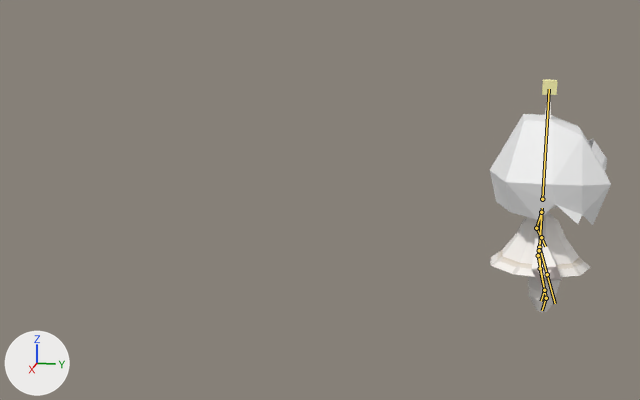
A saved change to the FBX model resources/Models/player/player.fbx.
One viewpoint serves both versions: a 50 mm camera at (5.85, -0.32, 2.16) aimed at (-0.05, -1.5, 0.68). The axes (+X, +Y, +Z) are drawn at lower left. The lights are the same throughout. The picture after the commit comes second. The bones that change, and the others that lie on the model, are drawn over the model as lines.

In view in the first picture: '体'.
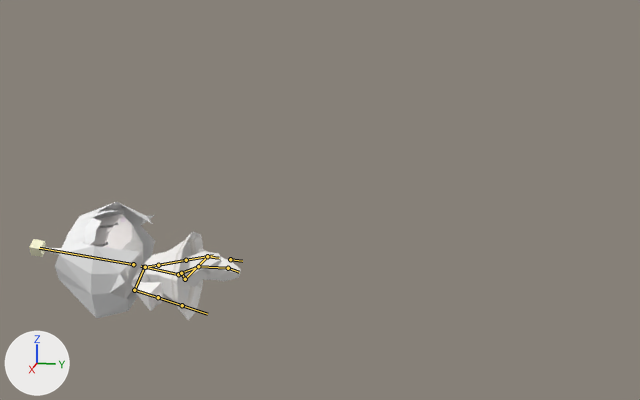
The newer file adds an action. The first version stands in its rest pose; the second is drawn at frame 52 of the action 'アーマチュア|Defeat'.

Patch to the scene script:
```diff
--- a/resources/Models/player/player.fbx.py
+++ b/resources/Models/player/player.fbx.py
@@ bone_ボーン @@
 bone_ボーン = bpy.data.objects['アーマチュア'].pose.bones['ボーン']
-bone_ボーン.location = (0.0, 0.0, 0.0)
-bone_ボーン.rotation_quaternion = (1.0, 0.0, 0.0, 0.0)  # degrees (0, 0, 0)
+bone_ボーン.location = (0.0, -0.338, 2.546)
+bone_ボーン.rotation_quaternion = (0.761, 0.649, 0.0, 0.0)  # degrees (81, 0, 0)
@@ bone_ボーン_004 @@
 bone_ボーン_004 = bpy.data.objects['アーマチュア'].pose.bones['ボーン.004']  # child of 'ボーン'
-bone_ボーン_004.rotation_quaternion = (1.0, 0.0, 0.0, 0.0)  # degrees (0, 0, 0)
+bone_ボーン_004.rotation_quaternion = (0.951, 0.007, 0.168, 0.26)  # degrees (6, 18, 32)
@@ bone_ボーン_005 @@
 bone_ボーン_005 = bpy.data.objects['アーマチュア'].pose.bones['ボーン.005']  # child of 'ボーン.004'
-bone_ボーン_005.rotation_quaternion = (1.0, 0.0, 0.0, 0.0)  # degrees (0, 0, 0)
+bone_ボーン_005.rotation_quaternion = (0.839, 0.186, -0.025, -0.511)  # degrees (20, 9, -61)
@@ bone_ボーン_006 @@
 bone_ボーン_006 = bpy.data.objects['アーマチュア'].pose.bones['ボーン.006']  # child of 'ボーン'
-bone_ボーン_006.rotation_quaternion = (1.0, 0.0, 0.0, 0.0)  # degrees (0, 0, 0)
+bone_ボーン_006.rotation_quaternion = (0.948, 0.213, -0.012, -0.237)  # degrees (24, 5, -27)
@@ bone_ボーン_007 @@
 bone_ボーン_007 = bpy.data.objects['アーマチュア'].pose.bones['ボーン.007']  # child of 'ボーン.006'
-bone_ボーン_007.rotation_quaternion = (1.0, 0.0, 0.0, 0.0)  # degrees (0, 0, 0)
+bone_ボーン_007.rotation_quaternion = (0.909, 0.042, -0.001, 0.415)  # degrees (4, -2, 49)
@@ bone_head @@
 bone_head = bpy.data.objects['アーマチュア'].pose.bones['head']  # child of 'ボーン'
-bone_head.rotation_quaternion = (1.0, 0.0, 0.0, 0.0)  # degrees (0, 0, 0)
+bone_head.rotation_quaternion = (0.969, 0.0, -0.244, -0.039)  # degrees (1, -28, -5)
@@ bone_ボーン_001 @@
 bone_ボーン_001 = bpy.data.objects['アーマチュア'].pose.bones['ボーン.001']
-bone_ボーン_001.location = (0.0, 0.0, 0.0)
-bone_ボーン_001.rotation_quaternion = (1.0, 0.0, 0.0, 0.0)  # degrees (0, 0, 0)
+bone_ボーン_001.location = (2.52, 0.118, -0.305)
+bone_ボーン_001.rotation_quaternion = (0.687, 0.012, 0.637, 0.35)  # degrees (68, 60, 97)
@@ bone_ボーン_002 @@
 bone_ボーン_002 = bpy.data.objects['アーマチュア'].pose.bones['ボーン.002']  # child of 'ボーン.001'
-bone_ボーン_002.rotation_quaternion = (1.0, 0.0, 0.0, 0.0)  # degrees (0, 0, 0)
+bone_ボーン_002.rotation_quaternion = (0.962, 0.035, -0.067, 0.263)  # degrees (2, -9, 31)
@@ bone_ボーン_003 @@
 bone_ボーン_003 = bpy.data.objects['アーマチュア'].pose.bones['ボーン.003']  # child of 'ボーン.002'
-bone_ボーン_003.rotation_quaternion = (1.0, 0.0, 0.0, 0.0)  # degrees (0, 0, 0)
+bone_ボーン_003.rotation_quaternion = (0.972, -0.096, -0.067, -0.205)  # degrees (-9, -10, -23)
@@ bone_ボーン_008 @@
 bone_ボーン_008 = bpy.data.objects['アーマチュア'].pose.bones['ボーン.008']
-bone_ボーン_008.location = (0.0, 0.0, 0.0)
-bone_ボーン_008.rotation_quaternion = (1.0, 0.0, 0.0, 0.0)  # degrees (0, 0, 0)
+bone_ボーン_008.location = (2.535, 0.119, 0.127)
+bone_ボーン_008.rotation_quaternion = (0.687, 0.012, -0.637, 0.35)  # degrees (-66, -62, 97)
@@ bone_ボーン_009 @@
 bone_ボーン_009 = bpy.data.objects['アーマチュア'].pose.bones['ボーン.009']  # child of 'ボーン.008'
-bone_ボーン_009.rotation_quaternion = (1.0, 0.0, 0.0, 0.0)  # degrees (0, 0, 0)
+bone_ボーン_009.rotation_quaternion = (0.99, -0.044, -0.012, -0.132)  # degrees (-5, -2, -15)
```

Changed parts and their boxes [x1, y1, x2, y2] in the pictures (640 x 400 px):
'体', posed (75% wider, 49% shorter)
    before: [490, 79, 611, 312]
    after: [29, 202, 241, 320]
bone 'ボーン', root to tip
    before: (539, 250) to (542, 208)
    after: (178, 274) to (141, 266)
bone 'ボーン.004', root to tip
    before: (541, 212) to (539, 247)
    after: (144, 267) to (134, 290)
bone 'ボーン.005', root to tip
    before: (539, 247) to (547, 274)
    after: (134, 290) to (158, 297)
bone 'ボーン.006', root to tip
    before: (541, 212) to (536, 228)
    after: (145, 267) to (158, 265)
bone 'ボーン.007', root to tip
    before: (536, 228) to (541, 237)
    after: (158, 265) to (186, 260)
bone 'head', root to tip
    before: (542, 199) to (549, 89)
    after: (133, 264) to (39, 248)
bone 'ボーン.001', root to tip
    before: (539, 250) to (540, 268)
    after: (181, 273) to (185, 279)
bone 'ボーン.002', root to tip
    before: (540, 268) to (546, 298)
    after: (185, 279) to (207, 256)
bone 'ボーン.003', root to tip
    before: (546, 298) to (542, 310)
    after: (207, 256) to (219, 258)
bone 'ボーン.008', root to tip
    before: (539, 250) to (538, 255)
    after: (181, 273) to (198, 266)
bone 'ボーン.009', root to tip
    before: (538, 255) to (544, 290)
    after: (198, 266) to (228, 268)
